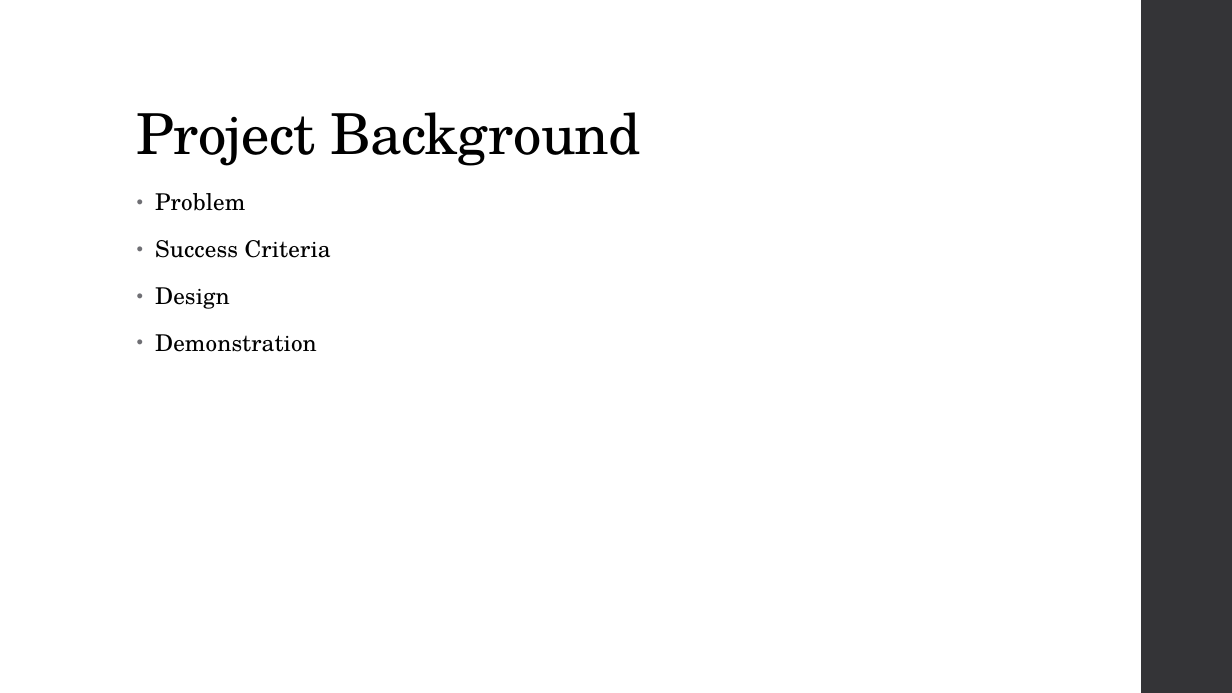
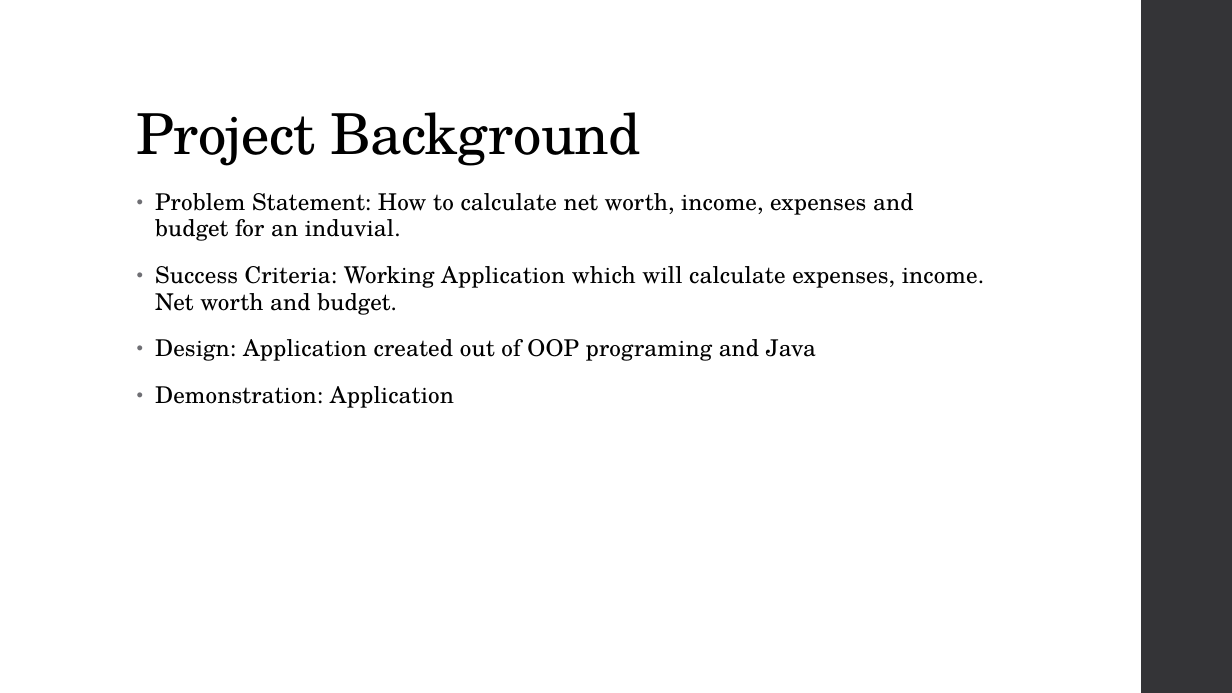
Before and after one commit to Dalicanka/Final-Project, a slide deck: slide 2 of Documentation/Year-End-Project-Presentation.pptx. Drawn at 1232x693 pixels with LibreOffice and Linux fonts; fonts in the diff are those of the drawing. Boxes give left, top, right and bottom in pixels: in the first picture for what was removed or moved away, otherwise in the second. Text is boxed around its words. In the diff, an @@ line names an element or a change of style, - is before the commit and + after.

```diff
--- a/Documentation/Year-End-Project-Presentation.pptx
+++ b/Documentation/Year-End-Project-Presentation.pptx
@@ text at (x1=155, y1=193, x2=984, y2=408): text changed @@
-• Problem
-• Success Criteria
-• Design
-• Demonstration
+• Problem Statement: How to calculate net worth, income, expenses and budget for an induvial.
+• Success Criteria: Working Application which will calculate expenses, income. Net worth and budget.
+• Design: Application created out of OOP programing and Java
+• Demonstration: Application
```
Also in this commit, not shown: 1 other slide changed.
